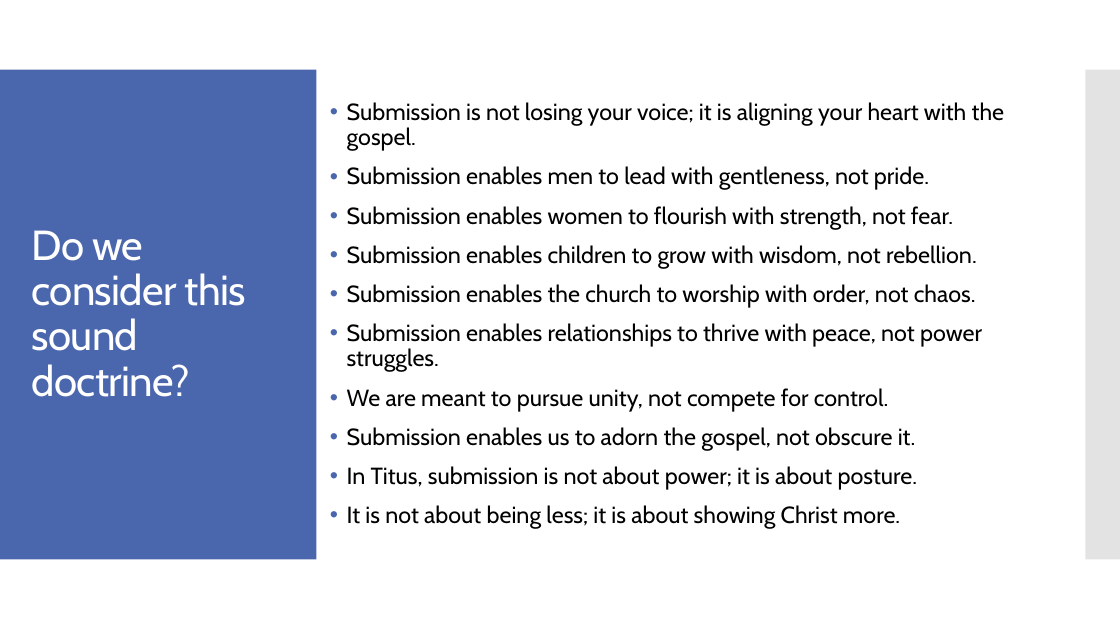
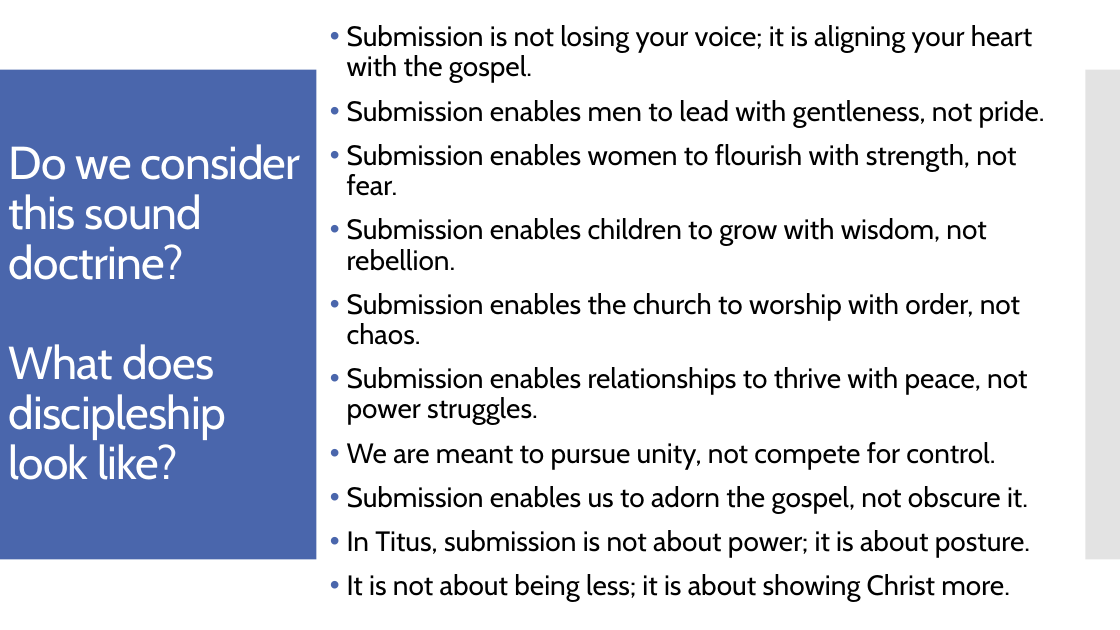
Before and after one commit to Jimothy41/from-the-spirit, a slide deck: slide 7 of lessons/gospel-alignment.pptx. Drawn at 1120x630 pixels with LibreOffice and Linux fonts; fonts in the diff are those of the drawing. Boxes give left, top, right and bottom in pixels: in the first picture for what was removed or moved away, otherwise in the second. Text is boxed around its words. In the diff, an @@ line names an element or a change of style, - is before the commit and + after.

```diff
--- a/lessons/gospel-alignment.pptx
+++ b/lessons/gospel-alignment.pptx
@@ text "Submission is not losing your ...": place and size @@
-text "Submission is not losing your ..." at (347, 102, 1004, 529)
+text "Submission is not losing your ..." at (347, 25, 1045, 602)
@@ text "Submission is not losing your ..." at (347, 25, 1045, 602): size 20 to 24 pt @@
@@ title at (8, 144, 301, 480): text changed; size 36 to 39.6 pt @@
-Do we consider this sound doctrine?
+Do we consider this sound doctrine?
+What does discipleship look like?
```
Also in this commit, not shown: 8 other slides changed.
